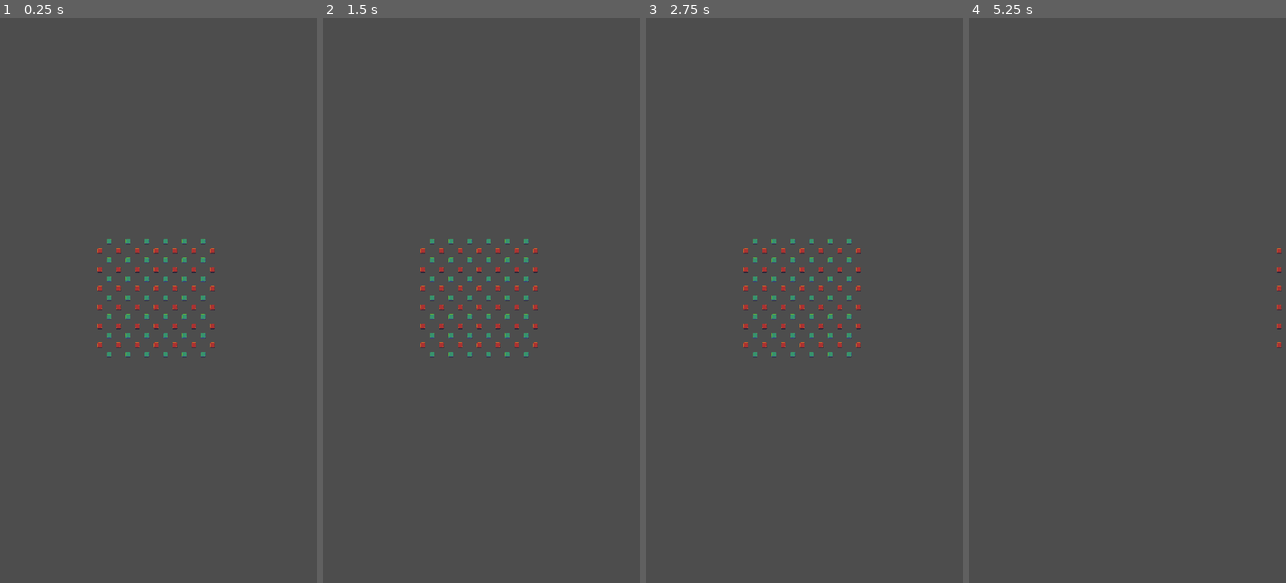
Above: before the commit, frames 1-4 (left to right).
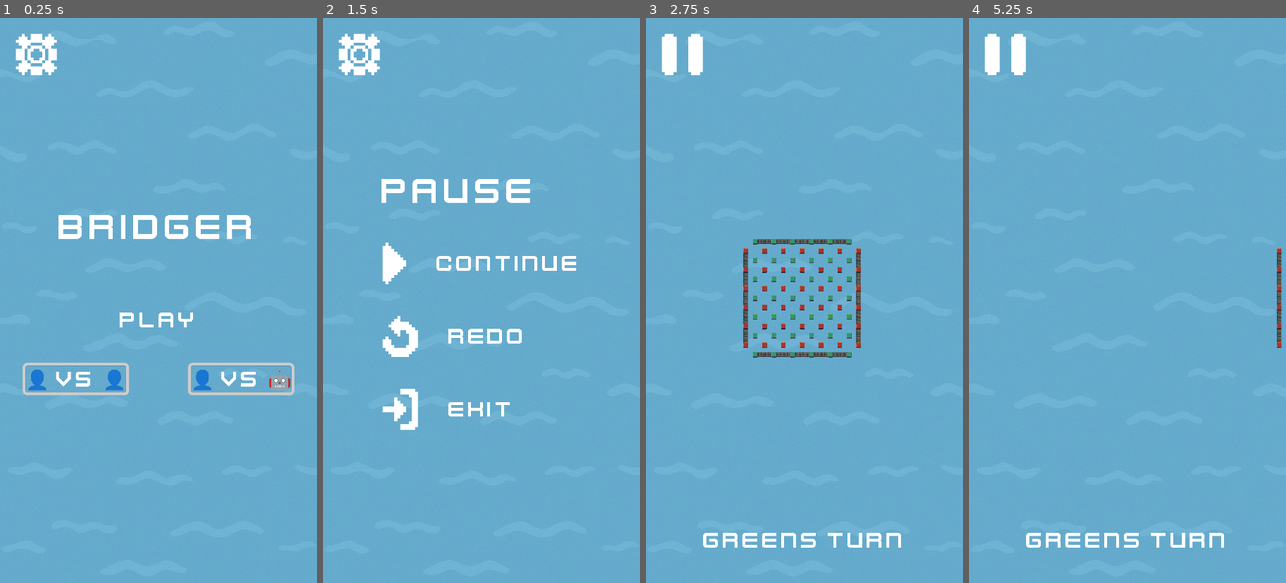
Above: after the commit, the same moments.

Repository: halva6/bridgerv3_godot
Game: Godot game, scene res://scenes/start.tscn
Two runs of this game, one before a commit and one after it. Both use one fixed random seed, a clock stepped at 60 frames per second and the inputs below. Before the commit the project starts from res://scenes/game.tscn.
Inputs (mouse positions are in pixels of both pictures, inside the frame that each line leads up to):
- Up to frame 1 (0.25 s): no input
- Up to frame 2 (1.5 s): click (399, 379) at 0.5 s, where only the run after the commit has a clickable "👤 vs 👤"; click (357, 51) at 1.27 s
- Up to frame 3 (2.75 s): click (722, 334) at 2.02 s
- Up to frame 4 (5.25 s): tap Enter at 2.75, 4.25 s; drag from (1076, 244) to (1171, 244) at 2.77 s; tap Space at 3.5 s; drag from (1095, 244) to (1111, 413) at 3.52 s; move the mouse to (1114, 244) at 4.27 s; hold A (camera_move_left) 4.28-5 s; click (1114, 244) at 4.55 s; drag from (1273, 249) to (1032, 215) at 5.02 s

The runs differ from the first frame. In frame 1, 100% of the frame differs, in the area x 0-100%, y 0-100%; in frame 2, 100%; in frame 3, 98%; in frame 4, 100%.

Commit message:
GUI
- Startscreen UI, Game UI, Pause UI
- add GUI Icons and fonts
- add GUI controll scripts

Diff:
--- a/gameobjects/piers/green_pier.tscn
+++ b/gameobjects/piers/green_pier.tscn
@@ -8,3 +8,4 @@
 metadata/_edit_group_ = true
 
 [node name="PierCollision" parent="." instance=ExtResource("3_hm2y8")]
+z_index = 1
--- a/gameobjects/piers/red_pier.tscn
+++ b/gameobjects/piers/red_pier.tscn
@@ -4,6 +4,7 @@
 [ext_resource type="PackedScene" uid="uid://dbylv5gcihdj3" path="res://gameobjects/nodes/pier_collision.tscn" id="3_cy46c"]
 
 [node name="RedPier" type="Sprite2D"]
+z_index = 1
 texture = ExtResource("1_hw7sc")
 metadata/_edit_group_ = true
 
--- /dev/null
+++ b/gameobjects/ui/game_ui.tscn
@@ -0,0 +1,51 @@
+[gd_scene load_steps=5 format=3 uid="uid://d21chmllupuu2"]
+
+[ext_resource type="Script" uid="uid://b0v2r16h541re" path="res://scripts/ui/game_ui.gd" id="1_tqpfq"]
+[ext_resource type="Texture2D" uid="uid://clqy1whg17vsd" path="res://assets/ui/waterbackground.png" id="3_2hodu"]
+[ext_resource type="Texture2D" uid="uid://buslqd7likxjb" path="res://assets/ui/Pause.png" id="3_k4eh0"]
+[ext_resource type="LabelSettings" uid="uid://dycbb06y7r77p" path="res://gameobjects/ui/styles/label_text.tres" id="4_k4eh0"]
+
+[node name="GameUI" type="Control"]
+z_index = -1
+layout_mode = 3
+anchors_preset = 15
+anchor_right = 1.0
+anchor_bottom = 1.0
+grow_horizontal = 2
+grow_vertical = 2
+mouse_filter = 1
+script = ExtResource("1_tqpfq")
+
+[node name="TextureRect" type="TextureRect" parent="."]
+layout_mode = 0
+offset_right = 1080.0
+offset_bottom = 1920.0
+texture = ExtResource("3_2hodu")
+
+[node name="MarginContainer" type="MarginContainer" parent="."]
+layout_mode = 1
+anchors_preset = 15
+anchor_right = 1.0
+anchor_bottom = 1.0
+grow_horizontal = 2
+grow_vertical = 2
+theme_override_constants/margin_left = 50
+theme_override_constants/margin_top = 50
+theme_override_constants/margin_right = 50
+theme_override_constants/margin_bottom = 100
+
+[node name="PauseButton" type="Button" parent="MarginContainer"]
+layout_mode = 2
+size_flags_horizontal = 0
+size_flags_vertical = 0
+icon = ExtResource("3_k4eh0")
+flat = true
+
+[node name="PlayerLabel" type="Label" parent="MarginContainer"]
+layout_mode = 2
+size_flags_horizontal = 4
+size_flags_vertical = 8
+text = "Player"
+label_settings = ExtResource("4_k4eh0")
+
+[connection signal="pressed" from="MarginContainer/PauseButton" to="." method="_on_pause_button_pressed"]
--- /dev/null
+++ b/gameobjects/ui/pause_ui.tscn
@@ -0,0 +1,107 @@
+[gd_scene load_steps=9 format=3 uid="uid://c47cxenchwann"]
+
+[ext_resource type="Texture2D" uid="uid://clqy1whg17vsd" path="res://assets/ui/waterbackground.png" id="1_06re7"]
+[ext_resource type="Script" uid="uid://c0h741vqbcgm" path="res://scripts/ui/pause_ui.gd" id="1_jdk4y"]
+[ext_resource type="LabelSettings" uid="uid://dxgcp15t7dwp1" path="res://gameobjects/ui/styles/heading_text.tres" id="2_slbg8"]
+[ext_resource type="LabelSettings" uid="uid://dycbb06y7r77p" path="res://gameobjects/ui/styles/label_text.tres" id="4_jdk4y"]
+[ext_resource type="Texture2D" uid="uid://cpcmw753skrlu" path="res://assets/ui/Redo.png" id="5_06re7"]
+[ext_resource type="Texture2D" uid="uid://bun553o816k0e" path="res://assets/ui/Play.png" id="5_nmfwn"]
+[ext_resource type="Texture2D" uid="uid://nojpp04mdnn5" path="res://assets/ui/Gear.png" id="6_ddrxt"]
+[ext_resource type="Texture2D" uid="uid://d2584bmafjxj7" path="res://assets/ui/Exit.png" id="6_slbg8"]
+
+[node name="PauseUI" type="Control"]
+layout_mode = 3
+anchors_preset = 15
+anchor_right = 1.0
+anchor_bottom = 1.0
+grow_horizontal = 2
+grow_vertical = 2
+script = ExtResource("1_jdk4y")
+
+[node name="TextureRect" type="TextureRect" parent="."]
+layout_mode = 1
+anchors_preset = 15
+anchor_right = 1.0
+anchor_bottom = 1.0
+grow_horizontal = 2
+grow_vertical = 2
+texture = ExtResource("1_06re7")
+
+[node name="MarginContainer" type="MarginContainer" parent="."]
+layout_mode = 1
+anchors_preset = 15
+anchor_right = 1.0
+anchor_bottom = 1.0
+grow_horizontal = 2
+grow_vertical = 2
+theme_override_constants/margin_left = 50
+theme_override_constants/margin_top = 50
+theme_override_constants/margin_right = 50
+theme_override_constants/margin_bottom = 50
+
+[node name="CenterContainer" type="CenterContainer" parent="MarginContainer"]
+layout_mode = 2
+
+[node name="VBoxContainer" type="VBoxContainer" parent="MarginContainer/CenterContainer"]
+layout_mode = 2
+theme_override_constants/separation = 100
+alignment = 1
+
+[node name="Label" type="Label" parent="MarginContainer/CenterContainer/VBoxContainer"]
+layout_mode = 2
+text = "Pause"
+label_settings = ExtResource("2_slbg8")
+
+[node name="Continue" type="HBoxContainer" parent="MarginContainer/CenterContainer/VBoxContainer"]
+layout_mode = 2
+theme_override_constants/separation = 100
+
+[node name="ContinueButton" type="Button" parent="MarginContainer/CenterContainer/VBoxContainer/Continue"]
+layout_mode = 2
+icon = ExtResource("5_nmfwn")
+flat = true
+
+[node name="ContinueLabel" type="Label" parent="MarginContainer/CenterContainer/VBoxContainer/Continue"]
+layout_mode = 2
+text = "Continue"
+label_settings = ExtResource("4_jdk4y")
+
+[node name="Redo" type="HBoxContainer" parent="MarginContainer/CenterContainer/VBoxContainer"]
+layout_mode = 2
+theme_override_constants/separation = 100
+
+[node name="RedoButton" type="Button" parent="MarginContainer/CenterContainer/VBoxContainer/Redo"]
+layout_mode = 2
+icon = ExtResource("5_06re7")
+flat = true
+
+[node name="redoLabel" type="Label" parent="MarginContainer/CenterContainer/VBoxContainer/Redo"]
+layout_mode = 2
+text = "Redo"
+label_settings = ExtResource("4_jdk4y")
+
+[node name="Exit" type="HBoxContainer" parent="MarginContainer/CenterContainer/VBoxContainer"]
+layout_mode = 2
+theme_override_constants/separation = 100
+
+[node name="ExitButton" type="Button" parent="MarginContainer/CenterContainer/VBoxContainer/Exit"]
+layout_mode = 2
+icon = ExtResource("6_slbg8")
+flat = true
+
+[node name="ExitLabel" type="Label" parent="MarginContainer/CenterContainer/VBoxContainer/Exit"]
+layout_mode = 2
+text = "exit"
+label_settings = ExtResource("4_jdk4y")
+
+[node name="SettingsButton" type="Button" parent="MarginContainer"]
+layout_mode = 2
+size_flags_horizontal = 0
+size_flags_vertical = 0
+icon = ExtResource("6_ddrxt")
+flat = true
+
+[connection signal="pressed" from="MarginContainer/CenterContainer/VBoxContainer/Continue/ContinueButton" to="." method="_on_continue_button_pressed"]
+[connection signal="pressed" from="MarginContainer/CenterContainer/VBoxContainer/Redo/RedoButton" to="." method="_on_redo_button_pressed"]
+[connection signal="pressed" from="MarginContainer/CenterContainer/VBoxContainer/Exit/ExitButton" to="." method="_on_exit_button_pressed"]
+[connection signal="pressed" from="MarginContainer/SettingsButton" to="." method="_on_settings_button_pressed"]
--- a/gameobjects/ui/start_screen_ui.tscn
+++ b/gameobjects/ui/start_screen_ui.tscn
@@ -1,4 +1,14 @@
-[gd_scene format=3 uid="uid://ckg6j1nwmecv"]
+[gd_scene load_steps=10 format=3 uid="uid://ckg6j1nwmecv"]
+
+[ext_resource type="Texture2D" uid="uid://nojpp04mdnn5" path="res://assets/ui/Gear.png" id="1_4d8xo"]
+[ext_resource type="Script" uid="uid://ba0q8v50nhrve" path="res://scripts/ui/start_screen_ui.gd" id="1_15ej8"]
+[ext_resource type="Texture2D" uid="uid://clqy1whg17vsd" path="res://assets/ui/waterbackground.png" id="1_mxjfq"]
+[ext_resource type="FontFile" uid="uid://dmmrlach1m52i" path="res://assets/fonts/Kenney Future.ttf" id="2_cki8d"]
+[ext_resource type="LabelSettings" uid="uid://dxgcp15t7dwp1" path="res://gameobjects/ui/styles/heading_text.tres" id="3_qcay1"]
+[ext_resource type="LabelSettings" uid="uid://dycbb06y7r77p" path="res://gameobjects/ui/styles/label_text.tres" id="4_15ej8"]
+[ext_resource type="StyleBox" uid="uid://bwscc4sfje2gs" path="res://gameobjects/ui/styles/button_style.tres" id="6_15ej8"]
+[ext_resource type="StyleBox" uid="uid://b1rbnh4llhdsp" path="res://gameobjects/ui/styles/button_style_hover.tres" id="6_lctjc"]
+[ext_resource type="StyleBox" uid="uid://boira5n6y07rn" path="res://gameobjects/ui/styles/button_style_press.tres" id="7_x2vcs"]
 
 [node name="StartScreenUI" type="Control"]
 layout_mode = 3
@@ -7,3 +17,88 @@
 anchor_bottom = 1.0
 grow_horizontal = 2
 grow_vertical = 2
+script = ExtResource("1_15ej8")
+
+[node name="Background" type="TextureRect" parent="."]
+layout_mode = 1
+anchors_preset = 15
+anchor_right = 1.0
+anchor_bottom = 1.0
+grow_horizontal = 2
+grow_vertical = 2
+texture = ExtResource("1_mxjfq")
+
+[node name="MarginContainer" type="MarginContainer" parent="."]
+layout_mode = 1
+anchors_preset = 15
+anchor_right = 1.0
+anchor_bottom = 1.0
+grow_horizontal = 2
+grow_vertical = 2
+theme_override_constants/margin_left = 50
+theme_override_constants/margin_top = 50
+theme_override_constants/margin_right = 50
+theme_override_constants/margin_bottom = 50
+
+[node name="CenterContainer" type="CenterContainer" parent="MarginContainer"]
+layout_mode = 2
+
+[node name="VBoxContainer" type="VBoxContainer" parent="MarginContainer/CenterContainer"]
+layout_mode = 2
+theme_override_constants/separation = 100
+alignment = 1
+
+[node name="Heading" type="Label" parent="MarginContainer/CenterContainer/VBoxContainer"]
+layout_mode = 2
+text = "Bridger"
+label_settings = ExtResource("3_qcay1")
+horizontal_alignment = 1
+vertical_alignment = 1
+
+[node name="MarginContainer" type="MarginContainer" parent="MarginContainer/CenterContainer/VBoxContainer"]
+layout_mode = 2
+theme_override_constants/margin_top = 100
+
+[node name="Label" type="Label" parent="MarginContainer/CenterContainer/VBoxContainer/MarginContainer"]
+layout_mode = 2
+text = "Play"
+label_settings = ExtResource("4_15ej8")
+horizontal_alignment = 1
+vertical_alignment = 1
+
+[node name="HBoxContainer" type="HBoxContainer" parent="MarginContainer/CenterContainer/VBoxContainer"]
+layout_mode = 2
+theme_override_constants/separation = 200
+alignment = 1
+
+[node name="MultiplayerButton" type="Button" parent="MarginContainer/CenterContainer/VBoxContainer/HBoxContainer"]
+layout_mode = 2
+tooltip_text = "Play vs other people"
+theme_override_colors/font_color = Color(1, 1, 1, 1)
+theme_override_fonts/font = ExtResource("2_cki8d")
+theme_override_font_sizes/font_size = 80
+theme_override_styles/hover = ExtResource("6_lctjc")
+theme_override_styles/pressed = ExtResource("7_x2vcs")
+theme_override_styles/normal = ExtResource("6_15ej8")
+text = "👤 vs 👤"
+
+[node name="SingleplayerButton" type="Button" parent="MarginContainer/CenterContainer/VBoxContainer/HBoxContainer"]
+layout_mode = 2
+tooltip_text = "Play vs the computer"
+theme_override_colors/font_color = Color(1, 1, 1, 1)
+theme_override_fonts/font = ExtResource("2_cki8d")
+theme_override_font_sizes/font_size = 80
+theme_override_styles/hover = ExtResource("6_lctjc")
+theme_override_styles/pressed = ExtResource("7_x2vcs")
+theme_override_styles/normal = ExtResource("6_15ej8")
+text = "👤 vs 🤖"
+
+[node name="Settings" type="Button" parent="MarginContainer"]
+layout_mode = 2
+size_flags_horizontal = 0
+size_flags_vertical = 0
+icon = ExtResource("1_4d8xo")
+flat = true
+
+[connection signal="pressed" from="MarginContainer/CenterContainer/VBoxContainer/HBoxContainer/MultiplayerButton" to="." method="_on_multiplayer_button_pressed"]
+[connection signal="pressed" from="MarginContainer/CenterContainer/VBoxContainer/HBoxContainer/SingleplayerButton" to="." method="_on_singleplayer_button_pressed"]
--- /dev/null
+++ b/gameobjects/ui/styles/button_style.tres
@@ -0,0 +1,12 @@
+[gd_resource type="StyleBoxFlat" format=3 uid="uid://bwscc4sfje2gs"]
+
+[resource]
+bg_color = Color(0, 0, 0, 0)
+border_width_left = 10
+border_width_top = 10
+border_width_right = 10
+border_width_bottom = 10
+corner_radius_top_left = 15
+corner_radius_top_right = 15
+corner_radius_bottom_right = 15
+corner_radius_bottom_left = 15
--- /dev/null
+++ b/gameobjects/ui/styles/button_style_hover.tres
@@ -0,0 +1,13 @@
+[gd_resource type="StyleBoxFlat" format=3 uid="uid://b1rbnh4llhdsp"]
+
+[resource]
+bg_color = Color(0.8, 0.8, 0.8, 0.196078)
+border_width_left = 10
+border_width_top = 10
+border_width_right = 10
+border_width_bottom = 10
+border_color = Color(0.8, 0.8, 0.8, 0.588235)
+corner_radius_top_left = 15
+corner_radius_top_right = 15
+corner_radius_bottom_right = 15
+corner_radius_bottom_left = 15
--- /dev/null
+++ b/gameobjects/ui/styles/button_style_press.tres
@@ -0,0 +1,13 @@
+[gd_resource type="StyleBoxFlat" format=3 uid="uid://boira5n6y07rn"]
+
+[resource]
+bg_color = Color(0.8, 0.8, 0.8, 0.12549)
+border_width_left = 10
+border_width_top = 10
+border_width_right = 10
+border_width_bottom = 10
+border_color = Color(0.8, 0.8, 0.8, 0.25098)
+corner_radius_top_left = 15
+corner_radius_top_right = 15
+corner_radius_bottom_right = 15
+corner_radius_bottom_left = 15
--- /dev/null
+++ b/gameobjects/ui/styles/heading_text.tres
@@ -0,0 +1,7 @@
+[gd_resource type="LabelSettings" load_steps=2 format=3 uid="uid://dxgcp15t7dwp1"]
+
+[ext_resource type="FontFile" uid="uid://dmmrlach1m52i" path="res://assets/fonts/Kenney Future.ttf" id="1_cey0q"]
+
+[resource]
+font = ExtResource("1_cey0q")
+font_size = 128
--- /dev/null
+++ b/gameobjects/ui/styles/label_text.tres
@@ -0,0 +1,7 @@
+[gd_resource type="LabelSettings" load_steps=2 format=3 uid="uid://dycbb06y7r77p"]
+
+[ext_resource type="FontFile" uid="uid://dmmrlach1m52i" path="res://assets/fonts/Kenney Future.ttf" id="1_iltbx"]
+
+[resource]
+font = ExtResource("1_iltbx")
+font_size = 80
--- a/project.godot
+++ b/project.godot
@@ -11,14 +11,13 @@
 [application]
 
 config/name="bridgerv3_godot"
-run/main_scene="uid://scgxsjpv21pd"
+run/main_scene="uid://2ntaa6fu6286"
 config/features=PackedStringArray("4.4", "Mobile")
 config/icon="res://icon.svg"
 
 [autoload]
 
 GlobalGame="*res://scripts/global_game.gd"
-LocalDebug="*res://scripts/local_debug.gd"
 
 [display]
 
--- a/scenes/game.tscn
+++ b/scenes/game.tscn
@@ -1,19 +1,24 @@
-[gd_scene load_steps=8 format=3 uid="uid://scgxsjpv21pd"]
+[gd_scene load_steps=12 format=3 uid="uid://scgxsjpv21pd"]
 
 [ext_resource type="Script" uid="uid://c5jjky3dnodd" path="res://scripts/node_scripts/game.gd" id="1_0tnpc"]
 [ext_resource type="PackedScene" uid="uid://4tgf3hmpuww2" path="res://gameobjects/bridges/green_bridge.tscn" id="2_u5sy4"]
 [ext_resource type="PackedScene" uid="uid://b3isui05wbdo5" path="res://gameobjects/piers/green_pier.tscn" id="3_gee14"]
+[ext_resource type="PackedScene" uid="uid://dfu3t87m7imk7" path="res://gameobjects/walls/wall.tscn" id="3_vtaks"]
 [ext_resource type="PackedScene" uid="uid://dkwqx5sqoaoh2" path="res://gameobjects/bridges/red_bridge.tscn" id="4_0tnpc"]
+[ext_resource type="PackedScene" uid="uid://dec8rujwdku8i" path="res://gameobjects/walls/rotatet_wall.tscn" id="4_kvpfn"]
 [ext_resource type="PackedScene" uid="uid://cpe345fa3kxki" path="res://gameobjects/piers/red_pier.tscn" id="5_vtaks"]
+[ext_resource type="PackedScene" uid="uid://d21chmllupuu2" path="res://gameobjects/ui/game_ui.tscn" id="8_0tnpc"]
 [ext_resource type="Script" uid="uid://ctxlx6l24fmun" path="res://scripts/camera/camera_movement.gd" id="8_gee14"]
+[ext_resource type="PackedScene" uid="uid://c47cxenchwann" path="res://gameobjects/ui/pause_ui.tscn" id="9_0tnpc"]
 [ext_resource type="Script" uid="uid://ckwcspomuq1xs" path="res://scripts/node_scripts/spawn.gd" id="10_vtaks"]
 
 [node name="GameRoot" type="Node"]
 script = ExtResource("1_0tnpc")
-start_player = "red"
 
 [node name="Spawner" type="Node" parent="."]
 script = ExtResource("10_vtaks")
+wall = ExtResource("3_vtaks")
+rotatet_wall = ExtResource("4_kvpfn")
 green_pier_scene = ExtResource("3_gee14")
 red_pier_scene = ExtResource("5_vtaks")
 green_bridge_scene = ExtResource("2_u5sy4")
@@ -22,3 +27,15 @@
 [node name="Camera2D" type="Camera2D" parent="."]
 position = Vector2(200, 200)
 script = ExtResource("8_gee14")
+
+[node name="CanvasLayer" type="CanvasLayer" parent="."]
+layer = -1
+
+[node name="game_ui" parent="CanvasLayer" instance=ExtResource("8_0tnpc")]
+light_mask = 2
+visibility_layer = 2
+
+[node name="pause_ui" parent="CanvasLayer" instance=ExtResource("9_0tnpc")]
+visible = false
+
+[connection signal="update_player_label" from="." to="CanvasLayer/game_ui" method="_on_game_root_update_player_label"]
--- a/scenes/start.tscn
+++ b/scenes/start.tscn
@@ -1,3 +1,10 @@
-[gd_scene format=3 uid="uid://2ntaa6fu6286"]
+[gd_scene load_steps=2 format=3 uid="uid://2ntaa6fu6286"]
 
-[node name="start" type="Node"]
+[ext_resource type="PackedScene" uid="uid://ckg6j1nwmecv" path="res://gameobjects/ui/start_screen_ui.tscn" id="1_jaeev"]
+
+[node name="StartScreenRoot" type="Node"]
+
+[node name="CanvasLayer" type="CanvasLayer" parent="."]
+
+[node name="StartScreenUI" parent="CanvasLayer" instance=ExtResource("1_jaeev")]
+z_index = -1
--- a/scripts/global_game.gd
+++ b/scripts/global_game.gd
@@ -1,6 +1,7 @@
 extends Node
 
-@onready var _finish_turn: bool = false
+var _finish_turn: bool = false
+var _multiplayer = true
 var _current_player: String = "green"
 var _TILE_DICT: Dictionary = {"greenpier": 1, "redpier": 2, "greenbridge": 3, "redbridge": 4, "tempbridge": 5}
 var _count_turn: int = 0
@@ -14,25 +15,28 @@
 #    4 ≙ red bridge
 #    5 ≙ temp bridge
 
-@onready var _matrix: Array = [
-	[ -1,  1, -1,  1, -1,  1, -1,  1, -1,  1, -1,  1, -1 ], #12
+var _matrix: Array = [
+	[ -3,  1, -1,  1, -1,  1, -1,  1, -1,  1, -1,  1, -3 ], #12
 	[  2,  0,  2,  0,  2,  0,  2,  0,  2,  0,  2,  0,  2 ],
-	[ -1,  1,  0,  1,  0,  1,  0,  1,  0,  1,  0,  1, -1 ],
+	[ -2,  1,  0,  1,  0,  1,  0,  1,  0,  1,  0,  1, -2 ],
 	[  2,  0,  2,  0,  2,  0,  2,  0,  2,  0,  2,  0,  2 ],
-	[ -1,  1,  0,  1,  0,  1,  0,  1,  0,  1,  0,  1, -1 ],
+	[ -2,  1,  0,  1,  0,  1,  0,  1,  0,  1,  0,  1, -2 ],
 	[  2,  0,  2,  0,  2,  0,  2,  0,  2,  0,  2,  0,  2 ],
-	[ -1,  1,  0,  1,  0,  1,  0,  1,  0,  1,  0,  1, -1 ],
+	[ -2,  1,  0,  1,  0,  1,  0,  1,  0,  1,  0,  1, -2 ],
 	[  2,  0,  2,  0,  2,  0,  2,  0,  2,  0,  2,  0,  2 ],
-	[ -1,  1,  0,  1,  0,  1,  0,  1,  0,  1,  0,  1, -1 ],
+	[ -2,  1,  0,  1,  0,  1,  0,  1,  0,  1,  0,  1, -2 ],
 	[  2,  0,  2,  0,  2,  0,  2,  0,  2,  0,  2,  0,  2 ],
-	[ -1,  1,  0,  1,  0,  1,  0,  1,  0,  1,  0,  1, -1 ],
+	[ -2,  1,  0,  1,  0,  1,  0,  1,  0,  1,  0,  1, -2 ],
 	[  2,  0,  2,  0,  2,  0,  2,  0,  2,  0,  2,  0,  2 ],
-	[ -1,  1, -1,  1, -1,  1, -1,  1, -1,  1, -1,  1, -1 ]
+	[ -3,  1, -1,  1, -1,  1, -1,  1, -1,  1, -1,  1, -3 ]
 	]# 12
 
 # getter
 func get_matrix() -> Array:
 	return _matrix
+
+func get_local_multiplayer() -> bool:
+	return _multiplayer
 
 func get_finish_turn() -> bool:
 	return self._finish_turn
@@ -46,9 +50,29 @@
 func get_count_turn() -> int:
 	return _count_turn
 
+func get_start_matrix():
+	return [
+	[ -3,  1, -1,  1, -1,  1, -1,  1, -1,  1, -1,  1, -3 ], #12
+	[  2,  0,  2,  0,  2,  0,  2,  0,  2,  0,  2,  0,  2 ],
+	[ -2,  1,  0,  1,  0,  1,  0,  1,  0,  1,  0,  1, -2 ],
+	[  2,  0,  2,  0,  2,  0,  2,  0,  2,  0,  2,  0,  2 ],
+	[ -2,  1,  0,  1,  0,  1,  0,  1,  0,  1,  0,  1, -2 ],
+	[  2,  0,  2,  0,  2,  0,  2,  0,  2,  0,  2,  0,  2 ],
+	[ -2,  1,  0,  1,  0,  1,  0,  1,  0,  1,  0,  1, -2 ],
+	[  2,  0,  2,  0,  2,  0,  2,  0,  2,  0,  2,  0,  2 ],
+	[ -2,  1,  0,  1,  0,  1,  0,  1,  0,  1,  0,  1, -2 ],
+	[  2,  0,  2,  0,  2,  0,  2,  0,  2,  0,  2,  0,  2 ],
+	[ -2,  1,  0,  1,  0,  1,  0,  1,  0,  1,  0,  1, -2 ],
+	[  2,  0,  2,  0,  2,  0,  2,  0,  2,  0,  2,  0,  2 ],
+	[ -3,  1, -1,  1, -1,  1, -1,  1, -1,  1, -1,  1, -3 ]
+	]
+
 # setter
 func set_matrix(matrix: Array) -> void:
 	self._matrix = matrix
+
+func set_local_multiplayer(mulitplayer: bool) -> void:
+	_multiplayer = mulitplayer
 
 func set_finish_turn(finish_turn: bool) -> void:
 	self._finish_turn = finish_turn
@@ -56,5 +80,5 @@
 func set_current_player(current_player: String) -> void:
 	_current_player = current_player
 
-func increase_count_turn():
+func increase_count_turn() -> void:
 	_count_turn += 1
--- a/scripts/node_scripts/game.gd
+++ b/scripts/node_scripts/game.gd
@@ -1,13 +1,15 @@
 extends Node
 
 # Exported variables (editable in Godot editor)
-@export var is_multiplayer: bool = true  # Toggle between multiplayer vs AI mode
+@onready var is_multiplayer: bool = GlobalGame.get_local_multiplayer()  # Toggle between multiplayer vs AI mode
 @export var start_player: String = "green"  # Which player starts the game
+
+signal update_player_label(player: String)
 
 # Called when the node enters the scene tree for the first time.
 func _ready() -> void:
-	# Initialize the first player in global game state
 	GlobalGame.set_current_player(start_player)
+	emit_signal("update_player_label", start_player)
 
 # Called every frame. 'delta' is the elapsed time since the previous frame.
 func _process(delta: float) -> void:
@@ -35,14 +37,18 @@
 		if(!_game_over()):  # Only switch if game isn't over
 			if (current_player == player1):
 				current_player = player2
+				emit_signal("update_player_label", current_player)
 				finish_turn = false
 			else:
 				current_player = player1
+				emit_signal("update_player_label", current_player)
 				finish_turn = false
 		else:
 			return["", false]  # Empty string indicates game over
 
 	return [current_player, finish_turn]
+
+
 
 # Determines if the game has been won
 # Returns: bool - true if a player has won, false otherwise
--- a/scripts/node_scripts/spawn.gd
+++ b/scripts/node_scripts/spawn.gd
@@ -1,6 +1,8 @@
 extends Node
 
 # Scenes for the objects to spawn
+@export var wall: PackedScene
+@export var rotatet_wall: PackedScene
 @export var green_pier_scene: PackedScene
 @export var red_pier_scene: PackedScene
 @export var green_bridge_scene: PackedScene
@@ -23,6 +25,10 @@
 			var position = Vector2(x, y) * tile_spacing
 
 			match value:
+				-2:
+					spawn_object(rotatet_wall, position, "wall")
+				-1:
+					spawn_object(wall, position, "wall")
 				1:
 					spawn_object(green_pier_scene, position, "greenpier")
 				2:
--- a/scripts/node_scripts/temp_bridge_click.gd
+++ b/scripts/node_scripts/temp_bridge_click.gd
@@ -24,8 +24,8 @@
 		GlobalGame.set_matrix(matrix)
 		GlobalGame.increase_count_turn()
 		print("Placing: " + group_name + "; Turn: " +  str(GlobalGame.get_count_turn()))
-		LocalDebug.print_matrix(matrix, "----- matrix -----")
-		LocalDebug.print_count_numbers(matrix)
+		#LocalDebug.print_matrix(matrix, "----- matrix -----")
+		#LocalDebug.print_count_numbers(matrix)
 
 		GlobalGame.set_finish_turn(true)
 
--- /dev/null
+++ b/scripts/ui/game_ui.gd
@@ -0,0 +1,11 @@
+extends Control
+
+
+func _on_pause_button_pressed() -> void:
+	visible = false
+	get_parent().get_node("pause_ui").visible = true
+	get_parent().layer = 1
+
+
+func _on_game_root_update_player_label(player: String) -> void:
+	$MarginContainer/PlayerLabel.text = player+"s turn"
--- /dev/null
+++ b/scripts/ui/pause_ui.gd
@@ -0,0 +1,18 @@
+extends Control
+
+func _on_settings_button_pressed() -> void:
+	pass # Replace with function body.
+
+func _on_continue_button_pressed() -> void:
+	visible = false
+	get_parent().get_node("game_ui").visible = true
+	get_parent().layer = -1
+
+func _on_redo_button_pressed() -> void:
+	GlobalGame.set_matrix(GlobalGame.get_start_matrix())
+	get_tree().change_scene_to_file("res://scenes/game.tscn")
+
+
+func _on_exit_button_pressed() -> void:
+	GlobalGame.set_matrix(GlobalGame.get_start_matrix())
+	get_tree().change_scene_to_file("res://scenes/start.tscn")
--- /dev/null
+++ b/scripts/ui/start_screen_ui.gd
@@ -0,0 +1,11 @@
+extends Control
+
+func _on_multiplayer_button_pressed() -> void:
+	GlobalGame.set_local_multiplayer(true)
+	get_tree().change_scene_to_file("res://scenes/game.tscn")
+
+
+
+func _on_singleplayer_button_pressed() -> void:
+	GlobalGame.set_local_multiplayer(false)
+	get_tree().change_scene_to_file("res://scenes/game.tscn")
Binary file added: assets/fonts/Kenney Future Narrow.ttf
Not shown, added: assets/fonts/Kenney Future Narrow.ttf.import
Binary file added: assets/fonts/Kenney Future.ttf
Not shown, added: assets/fonts/Kenney Future.ttf.import
Binary file added: assets/ui/Exit.png
Not shown, added: assets/ui/Exit.png.import
Binary file added: assets/ui/Gear.png
Not shown, added: assets/ui/Gear.png.import
Binary file added: assets/ui/Home.png
Not shown, added: assets/ui/Home.png.import
Binary file added: assets/ui/Info.png
Not shown, added: assets/ui/Info.png.import
(and 23 more such lines)
